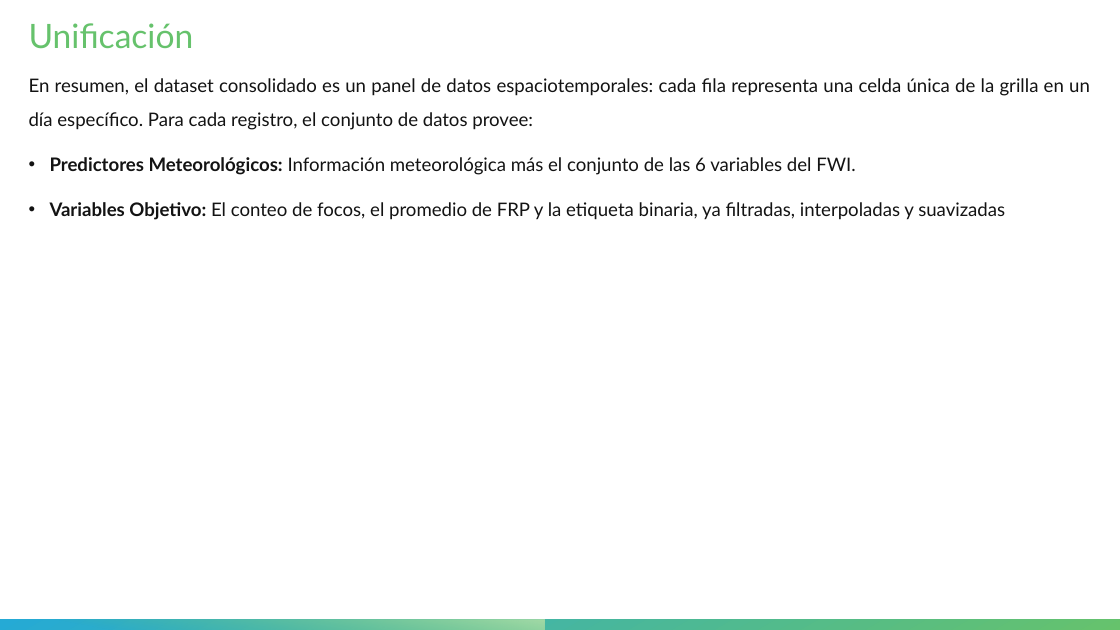
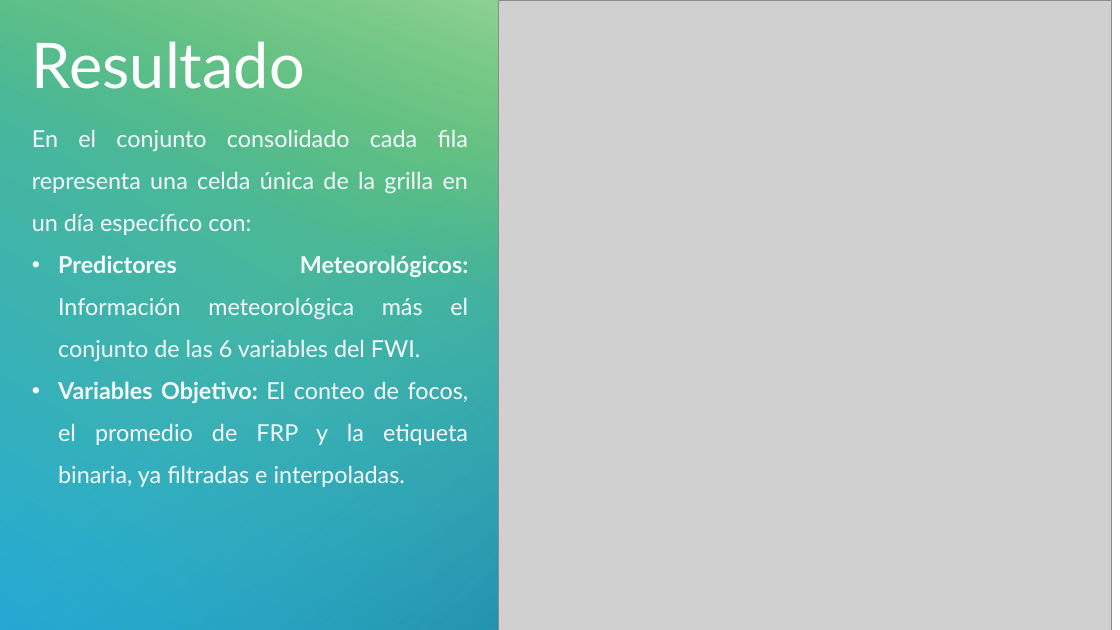
Before and after one commit to HunterCitto/199---Seminario-Final, a slide deck: slide 17 of docs/Entregas/Presentación/Incendios forestales de la Patagonia Andina - Pública.pptx (slide 19 before the commit). Drawn at 1120x630 pixels with LibreOffice and Linux fonts; fonts in the diff are those of the drawing; grey boxes stand for pictures. Boxes give left, top, right and bottom in pixels: in the first picture for what was removed or moved away, otherwise in the second. Text is boxed around its words. In the diff, an @@ line names an element or a change of style, - is before the commit and + after.

```diff
--- a/docs/Entregas/Presentación/Incendios forestales de la Patagonia Andina - Pública.pptx
+++ b/docs/Entregas/Presentación/Incendios forestales de la Patagonia Andina - Pública.pptx
@@ rectangle added at (0,0,693,630), fill gradient #66C26C to #25AAD5 @@
@@ rectangle added at (0,0,693,630), fill gradient #25AAD5 to #1C80A0 @@
@@ rectangle added at (0,0,693,480), fill gradient #66C26C to #A3DAA7 @@
@@ title removed at (29,23,194,48) @@
-Unificación
@@ picture added at (499,0,1112,630) @@
@@ title added at (32,41,305,89), 54 pt, text #FFFFFF @@
+Resultado
@@ text "En el conjunto consolidado cada ...": place and size @@
-text "En el conjunto consolidado cada ..." at (29,78,1090,220)
+text "En el conjunto consolidado cada ..." at (32,130,469,487)
@@ text at (32,130,468,235): text changed; size 16 to 20 pt; text colour #131313 to #F5FAFD @@
-En resumen, el dataset consolidado es un panel de datos espaciotemporales: cada fila representa una celda única de la grilla en un día específico. Para cada registro, el conjunto de datos provee:
+En el conjunto consolidado cada fila representa una celda única de la grilla en un día específico con:
@@ text at (58,255,469,361): size 16 to 20 pt, text colour #131313 to #F5FAFD in "Predictores Meteorológicos: Información meteorológica más el ..."; indent changed; less space between paragraphs @@
@@ text at (58,381,469,487): text changed; size 16 to 20 pt; text colour #131313 to #F5FAFD @@
-• Variables Objetivo: El conteo de focos, el promedio de FRP y la etiqueta binaria, ya filtradas, interpoladas y suavizadas
+• Variables Objetivo: El conteo de focos, el promedio de FRP y la etiqueta binaria, ya filtradas e interpoladas.
@@ rectangle removed at (0,620,1120,630) @@
@@ rectangle removed at (0,620,544,630) @@
```
Also in this commit, not shown: 7 other slides changed, 9 slides added, 8 slides removed, 7 other files.
